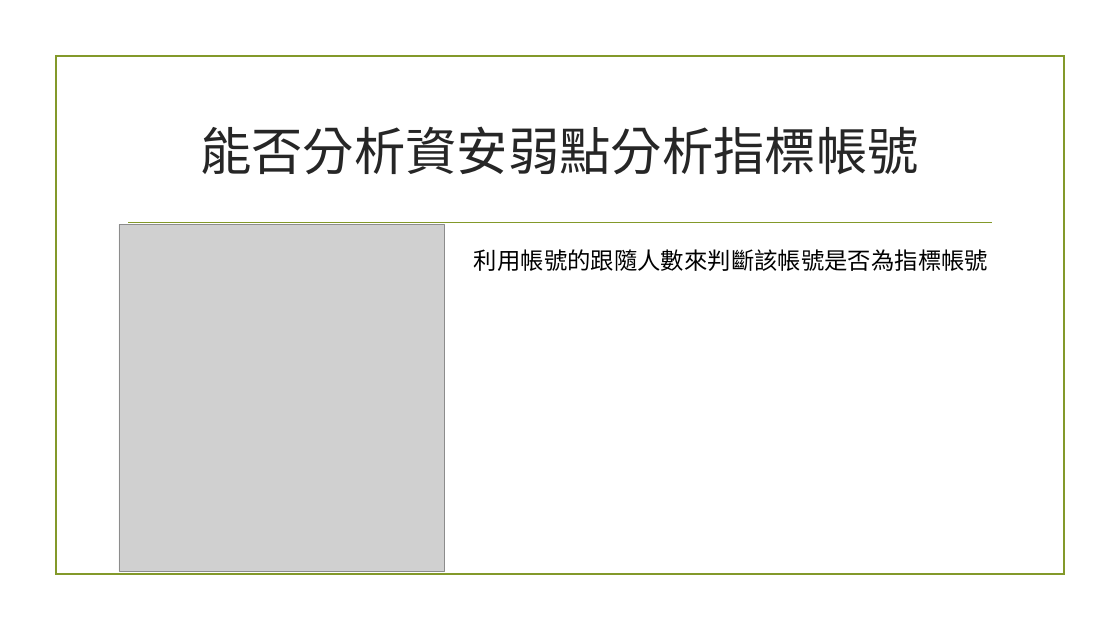
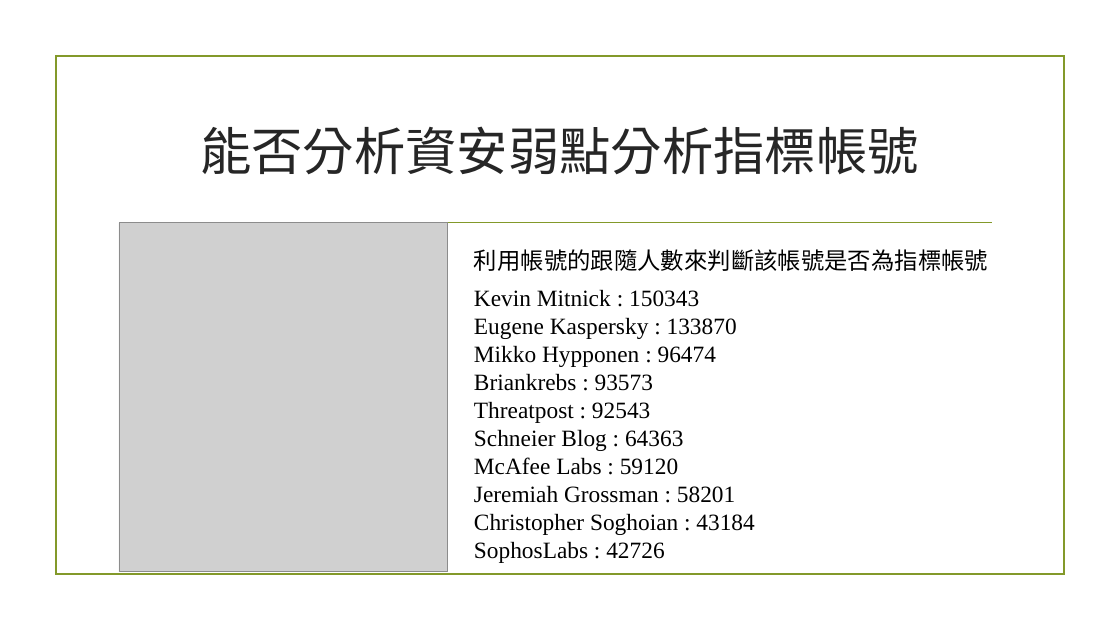
Before and after one commit to vest12385/soicalmediaHW, a slide deck: slide 10 of 社群媒體分析實務.pptx. Drawn at 1120x630 pixels with LibreOffice and Linux fonts; fonts in the diff are those of the drawing; grey boxes stand for pictures; background and template pictures are left out. Boxes give left, top, right and bottom in pixels: in the first picture for what was removed or moved away, otherwise in the second. Text is boxed around its words. In the diff, an @@ line names an element or a change of style, - is before the commit and + after.

```diff
--- a/社群媒體分析實務.pptx
+++ b/社群媒體分析實務.pptx
@@ picture: place and size @@
-picture at <box>119,224,444,571</box>
+picture at <box>119,223,449,572</box>
@@ text added at <box>474,289,754,563</box>, 20 pt, text #000000 @@
+Kevin Mitnick : 150343
+Eugene Kaspersky : 133870
+Mikko Hypponen : 96474
+Briankrebs : 93573
+Threatpost : 92543
+Schneier Blog : 64363
+McAfee Labs : 59120
+Jeremiah Grossman : 58201
+Christopher Soghoian : 43184
+SophosLabs : 42726
```
Also in this commit, not shown: 1 other slide changed, 1 slide added, 1 other file.
